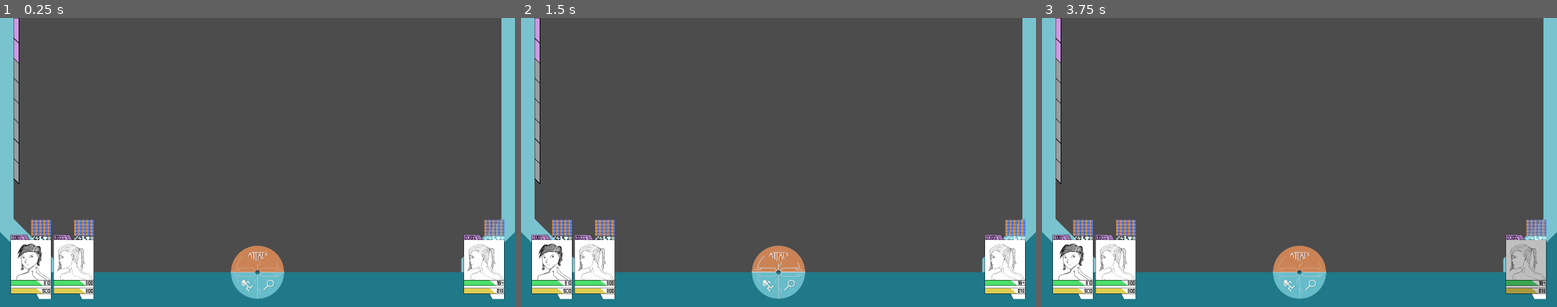
Above: before the commit, frames 1-3 (left to right).
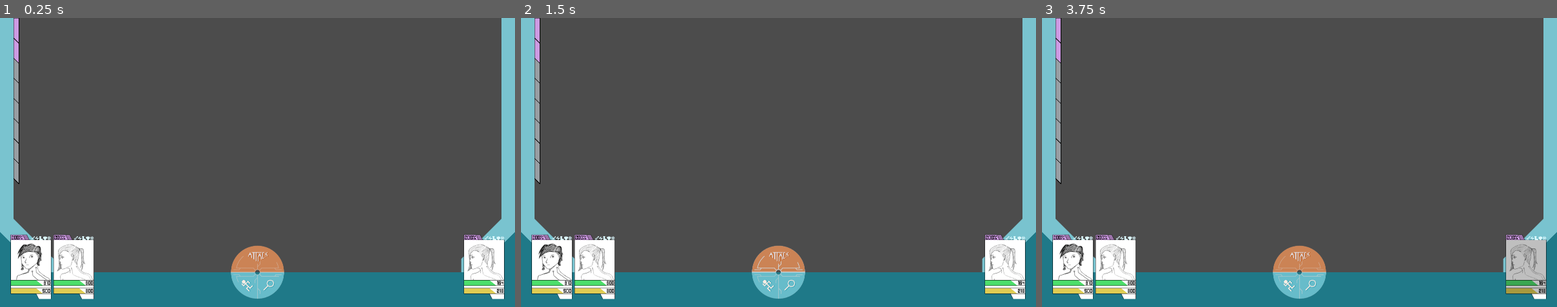
Above: after the commit, the same moments.

Repository: Team-Aurum/Project-C
Game: Godot game, scene res://Scenes/UITester.tscn
Same seed, same stepped clock (60 frames per second), same inputs: the game is played once before the commit and once after it. The engine's default icon, where the game draws it, is replaced by a stand-in: a white triangle on a blue panel in a dark square. Sound files missing from this copy of the repository are replaced by a short silence.
Inputs (mouse positions are in pixels of both pictures, inside the frame that each line leads up to):
- Up to frame 1 (0.25 s): no input
- Up to frame 2 (1.5 s): click (1005, 266) at 0.52 s; click (778, 257) at 1.25 s
- Up to frame 3 (3.75 s): click (1299, 286) at 2 s; click (1314, 286) at 2.75 s; click (1526, 266) at 3.52 s

The runs differ from the first frame. In frame 1, 0.7% of the frame differs, in the area x 6-98%, y 69-76%; in frame 2, 0.7%; in frame 3, 0.7%.

Commit message:
Buffs Implemented
Debuffs on the way, very similar

I feel like death lmao

Diff:
--- /dev/null
+++ b/Project C/Scenes/Animations/TestBuffAnim.tscn
@@ -0,0 +1,19 @@
+[gd_scene load_steps=3 format=2]
+
+[ext_resource path="res://Sprites/UIElements/BuffArrow.png" type="Texture" id=1]
+
+[sub_resource type="ParticlesMaterial" id=1]
+emission_shape = 1
+emission_sphere_radius = 96.99
+flag_disable_z = true
+direction = Vector3( 0, 1, 0 )
+gravity = Vector3( 0, -1000, 0 )
+orbit_velocity = 0.0
+orbit_velocity_random = 0.0
+
+[node name="Node2D" type="Node2D"]
+
+[node name="Particles2D" type="Particles2D" parent="."]
+lifetime = 0.5
+process_material = SubResource( 1 )
+texture = ExtResource( 1 )
--- a/Project C/Scenes/Elements/HPEPBar.tscn
+++ b/Project C/Scenes/Elements/HPEPBar.tscn
@@ -1,12 +1,34 @@
-[gd_scene load_steps=2 format=2]
+[gd_scene load_steps=3 format=2]
 
 [ext_resource path="res://Theme.tres" type="Theme" id=1]
+
+[sub_resource type="Animation" id=2]
+length = 0.001
+tracks/0/type = "value"
+tracks/0/path = NodePath(".:polygon")
+tracks/0/interp = 1
+tracks/0/loop_wrap = true
+tracks/0/imported = false
+tracks/0/enabled = true
+tracks/0/keys = {
+"times": PoolRealArray( 0 ),
+"transitions": PoolRealArray( 1 ),
+"update": 0,
+"values": [ PoolVector2Array( 0, 0, 120, 0, 120, 20, 0, 20 ) ]
+}
 
 [node name="Node2D" type="Node2D"]
 
 [node name="background" type="Polygon2D" parent="."]
 color = Color( 0.12549, 0.12549, 0.12549, 1 )
 polygon = PoolVector2Array( 0, 0, 150, 0, 150, 20, 0, 20 )
+
+[node name="reduceColor" type="Polygon2D" parent="."]
+color = Color( 0.960784, 0.0784314, 0.0784314, 1 )
+polygon = PoolVector2Array( 0, 0, 120, 0, 120, 20, 0, 20 )
+
+[node name="AnimationPlayer" type="AnimationPlayer" parent="reduceColor"]
+anims/RESET = SubResource( 2 )
 
 [node name="color" type="Polygon2D" parent="."]
 color = Color( 0.960784, 0.843137, 0.0784314, 1 )
--- a/Project C/Scenes/Elements/buffDebuffIndicator.tscn
+++ b/Project C/Scenes/Elements/buffDebuffIndicator.tscn
@@ -10,44 +10,54 @@
 
 [node name="Debuffs" type="Node2D" parent="."]
 
-[node name="DebuffArrow" type="Sprite" parent="Debuffs"]
+[node name="DebuffArrow0" type="Sprite" parent="Debuffs"]
+visible = false
 position = Vector2( 3.5, -15 )
 texture = ExtResource( 1 )
 
-[node name="DebuffArrow2" type="Sprite" parent="Debuffs"]
+[node name="DebuffArrow1" type="Sprite" parent="Debuffs"]
+visible = false
 position = Vector2( 3.5, -27 )
 texture = ExtResource( 1 )
 
-[node name="DebuffArrow3" type="Sprite" parent="Debuffs"]
+[node name="DebuffArrow2" type="Sprite" parent="Debuffs"]
+visible = false
 position = Vector2( 3.5, -39 )
 texture = ExtResource( 1 )
 
-[node name="DebuffArrow4" type="Sprite" parent="Debuffs"]
+[node name="DebuffArrow3" type="Sprite" parent="Debuffs"]
+visible = false
 position = Vector2( 3.5, -51 )
 texture = ExtResource( 1 )
 
-[node name="DebuffArrow5" type="Sprite" parent="Debuffs"]
+[node name="DebuffArrow4" type="Sprite" parent="Debuffs"]
+visible = false
 position = Vector2( 3.5, -63 )
 texture = ExtResource( 1 )
 
 [node name="Buffs" type="Node2D" parent="."]
 
-[node name="BuffArrow" type="Sprite" parent="Buffs"]
+[node name="BuffArrow0" type="Sprite" parent="Buffs"]
+visible = false
 position = Vector2( -3.5, -15 )
 texture = ExtResource( 2 )
 
-[node name="BuffArrow2" type="Sprite" parent="Buffs"]
+[node name="BuffArrow1" type="Sprite" parent="Buffs"]
+visible = false
 position = Vector2( -3.5, -27 )
 texture = ExtResource( 2 )
 
-[node name="BuffArrow3" type="Sprite" parent="Buffs"]
+[node name="BuffArrow2" type="Sprite" parent="Buffs"]
+visible = false
 position = Vector2( -3.5, -39 )
 texture = ExtResource( 2 )
 
-[node name="BuffArrow4" type="Sprite" parent="Buffs"]
+[node name="BuffArrow3" type="Sprite" parent="Buffs"]
+visible = false
 position = Vector2( -3.5, -51 )
 texture = ExtResource( 2 )
 
-[node name="BuffArrow5" type="Sprite" parent="Buffs"]
+[node name="BuffArrow4" type="Sprite" parent="Buffs"]
+visible = false
 position = Vector2( -3.5, -63 )
 texture = ExtResource( 2 )
--- a/Project C/Scenes/Elements/charCard.tscn
+++ b/Project C/Scenes/Elements/charCard.tscn
@@ -37,35 +37,35 @@
 [node name="EPBar" parent="AnimationGroup" instance=ExtResource( 2 )]
 position = Vector2( 0, 200 )
 
-[node name="color" parent="AnimationGroup/EPBar" index="1"]
+[node name="color" parent="AnimationGroup/EPBar" index="2"]
 color = Color( 0.878431, 0.803922, 0.32549, 1 )
 
 [node name="HPBar" parent="AnimationGroup" instance=ExtResource( 2 )]
 position = Vector2( 0, 170 )
 
-[node name="color" parent="AnimationGroup/HPBar" index="1"]
+[node name="color" parent="AnimationGroup/HPBar" index="2"]
 color = Color( 0.305882, 0.87451, 0.423529, 1 )
 
 [node name="BuffDebuffBar" type="Node2D" parent="AnimationGroup"]
 position = Vector2( 83, 13 )
 
-[node name="atkIcon" parent="AnimationGroup/BuffDebuffBar" instance=ExtResource( 5 )]
+[node name="0Icon" parent="AnimationGroup/BuffDebuffBar" instance=ExtResource( 5 )]
 position = Vector2( 0, 0 )
 texture = ExtResource( 12 )
 
-[node name="magIcon" parent="AnimationGroup/BuffDebuffBar" instance=ExtResource( 5 )]
+[node name="1Icon" parent="AnimationGroup/BuffDebuffBar" instance=ExtResource( 5 )]
 position = Vector2( 15, 0 )
 texture = ExtResource( 10 )
 
-[node name="spdIcon" parent="AnimationGroup/BuffDebuffBar" instance=ExtResource( 5 )]
+[node name="2Icon" parent="AnimationGroup/BuffDebuffBar" instance=ExtResource( 5 )]
 position = Vector2( 30, 0 )
 texture = ExtResource( 11 )
 
-[node name="defIcon" parent="AnimationGroup/BuffDebuffBar" instance=ExtResource( 5 )]
+[node name="3Icon" parent="AnimationGroup/BuffDebuffBar" instance=ExtResource( 5 )]
 position = Vector2( 45, 0 )
 texture = ExtResource( 8 )
 
-[node name="resIcon" parent="AnimationGroup/BuffDebuffBar" instance=ExtResource( 5 )]
+[node name="4Icon" parent="AnimationGroup/BuffDebuffBar" instance=ExtResource( 5 )]
 position = Vector2( 60, 0 )
 
 [node name="BPOvercharge" type="Polygon2D" parent="AnimationGroup"]
@@ -114,8 +114,8 @@
 
 [editable path="AnimationGroup/EPBar"]
 [editable path="AnimationGroup/HPBar"]
-[editable path="AnimationGroup/BuffDebuffBar/atkIcon"]
-[editable path="AnimationGroup/BuffDebuffBar/magIcon"]
-[editable path="AnimationGroup/BuffDebuffBar/spdIcon"]
-[editable path="AnimationGroup/BuffDebuffBar/defIcon"]
-[editable path="AnimationGroup/BuffDebuffBar/resIcon"]
+[editable path="AnimationGroup/BuffDebuffBar/0Icon"]
+[editable path="AnimationGroup/BuffDebuffBar/1Icon"]
+[editable path="AnimationGroup/BuffDebuffBar/2Icon"]
+[editable path="AnimationGroup/BuffDebuffBar/3Icon"]
+[editable path="AnimationGroup/BuffDebuffBar/4Icon"]
--- a/Project C/Scenes/UITester.tscn
+++ b/Project C/Scenes/UITester.tscn
@@ -19,6 +19,9 @@
 [ext_resource path="res://Audio/MakotoThemeLoop.ogg" type="AudioStream" id=17]
 [ext_resource path="res://Scenes/Elements/Dialog.tscn" type="PackedScene" id=18]
 
+[sub_resource type="Animation" id=1]
+resource_name = "TestAttack"
+
 [node name="Node2D" type="Node2D"]
 script = ExtResource( 4 )
 
@@ -109,6 +112,7 @@
 
 [node name="AnimationPlayer" type="AnimationPlayer" parent="."]
 anims/AttackPhase = ExtResource( 13 )
+anims/TestAttack = SubResource( 1 )
 
 [node name="IntroLong" type="AudioStreamPlayer" parent="."]
 stream = ExtResource( 16 )
@@ -133,65 +137,65 @@
 [editable path="Enemy1"]
 [editable path="Enemy1/AnimationGroup/EPBar"]
 [editable path="Enemy1/AnimationGroup/HPBar"]
-[editable path="Enemy1/AnimationGroup/BuffDebuffBar/atkIcon"]
-[editable path="Enemy1/AnimationGroup/BuffDebuffBar/magIcon"]
-[editable path="Enemy1/AnimationGroup/BuffDebuffBar/spdIcon"]
-[editable path="Enemy1/AnimationGroup/BuffDebuffBar/defIcon"]
-[editable path="Enemy1/AnimationGroup/BuffDebuffBar/resIcon"]
+[editable path="Enemy1/AnimationGroup/BuffDebuffBar/0Icon"]
+[editable path="Enemy1/AnimationGroup/BuffDebuffBar/1Icon"]
+[editable path="Enemy1/AnimationGroup/BuffDebuffBar/2Icon"]
+[editable path="Enemy1/AnimationGroup/BuffDebuffBar/3Icon"]
+[editable path="Enemy1/AnimationGroup/BuffDebuffBar/4Icon"]
 [editable path="Enemy2"]
 [editable path="Enemy2/AnimationGroup/EPBar"]
 [editable path="Enemy2/AnimationGroup/HPBar"]
-[editable path="Enemy2/AnimationGroup/BuffDebuffBar/atkIcon"]
-[editable path="Enemy2/AnimationGroup/BuffDebuffBar/magIcon"]
-[editable path="Enemy2/AnimationGroup/BuffDebuffBar/spdIcon"]
-[editable path="Enemy2/AnimationGroup/BuffDebuffBar/defIcon"]
-[editable path="Enemy2/AnimationGroup/BuffDebuffBar/resIcon"]
+[editable path="Enemy2/AnimationGroup/BuffDebuffBar/0Icon"]
+[editable path="Enemy2/AnimationGroup/BuffDebuffBar/1Icon"]
+[editable path="Enemy2/AnimationGroup/BuffDebuffBar/2Icon"]
+[editable path="Enemy2/AnimationGroup/BuffDebuffBar/3Icon"]
+[editable path="Enemy2/AnimationGroup/BuffDebuffBar/4Icon"]
 [editable path="Enemy3"]
 [editable path="Enemy3/AnimationGroup/EPBar"]
 [editable path="Enemy3/AnimationGroup/HPBar"]
-[editable path="Enemy3/AnimationGroup/BuffDebuffBar/atkIcon"]
-[editable path="Enemy3/AnimationGroup/BuffDebuffBar/magIcon"]
-[editable path="Enemy3/AnimationGroup/BuffDebuffBar/spdIcon"]
-[editable path="Enemy3/AnimationGroup/BuffDebuffBar/defIcon"]
-[editable path="Enemy3/AnimationGroup/BuffDebuffBar/resIcon"]
+[editable path="Enemy3/AnimationGroup/BuffDebuffBar/0Icon"]
+[editable path="Enemy3/AnimationGroup/BuffDebuffBar/1Icon"]
+[editable path="Enemy3/AnimationGroup/BuffDebuffBar/2Icon"]
+[editable path="Enemy3/AnimationGroup/BuffDebuffBar/3Icon"]
+[editable path="Enemy3/AnimationGroup/BuffDebuffBar/4Icon"]
 [editable path="Enemy4"]
 [editable path="Enemy4/AnimationGroup/EPBar"]
 [editable path="Enemy4/AnimationGroup/HPBar"]
-[editable path="Enemy4/AnimationGroup/BuffDebuffBar/atkIcon"]
-[editable path="Enemy4/AnimationGroup/BuffDebuffBar/magIcon"]
-[editable path="Enemy4/AnimationGroup/BuffDebuffBar/spdIcon"]
-[editable path="Enemy4/AnimationGroup/BuffDebuffBar/defIcon"]
-[editable path="Enemy4/AnimationGroup/BuffDebuffBar/resIcon"]
+[editable path="Enemy4/AnimationGroup/BuffDebuffBar/0Icon"]
+[editable path="Enemy4/AnimationGroup/BuffDebuffBar/1Icon"]
+[editable path="Enemy4/AnimationGroup/BuffDebuffBar/2Icon"]
+[editable path="Enemy4/AnimationGroup/BuffDebuffBar/3Icon"]
+[editable path="Enemy4/AnimationGroup/BuffDebuffBar/4Icon"]
 [editable path="Player4"]
 [editable path="Player4/AnimationGroup/EPBar"]
 [editable path="Player4/AnimationGroup/HPBar"]
-[editable path="Player4/AnimationGroup/BuffDebuffBar/atkIcon"]
-[editable path="Player4/AnimationGroup/BuffDebuffBar/magIcon"]
-[editable path="Player4/AnimationGroup/BuffDebuffBar/spdIcon"]
-[editable path="Player4/AnimationGroup/BuffDebuffBar/defIcon"]
-[editable path="Player4/AnimationGroup/BuffDebuffBar/resIcon"]
+[editable path="Player4/AnimationGroup/BuffDebuffBar/0Icon"]
+[editable path="Player4/AnimationGroup/BuffDebuffBar/1Icon"]
+[editable path="Player4/AnimationGroup/BuffDebuffBar/2Icon"]
+[editable path="Player4/AnimationGroup/BuffDebuffBar/3Icon"]
+[editable path="Player4/AnimationGroup/BuffDebuffBar/4Icon"]
 [editable path="Player3"]
 [editable path="Player3/AnimationGroup/EPBar"]
 [editable path="Player3/AnimationGroup/HPBar"]
-[editable path="Player3/AnimationGroup/BuffDebuffBar/atkIcon"]
-[editable path="Player3/AnimationGroup/BuffDebuffBar/magIcon"]
-[editable path="Player3/AnimationGroup/BuffDebuffBar/spdIcon"]
-[editable path="Player3/AnimationGroup/BuffDebuffBar/defIcon"]
-[editable path="Player3/AnimationGroup/BuffDebuffBar/resIcon"]
+[editable path="Player3/AnimationGroup/BuffDebuffBar/0Icon"]
+[editable path="Player3/AnimationGroup/BuffDebuffBar/1Icon"]
+[editable path="Player3/AnimationGroup/BuffDebuffBar/2Icon"]
+[editable path="Player3/AnimationGroup/BuffDebuffBar/3Icon"]
+[editable path="Player3/AnimationGroup/BuffDebuffBar/4Icon"]
 [editable path="Player2"]
 [editable path="Player2/AnimationGroup/EPBar"]
 [editable path="Player2/AnimationGroup/HPBar"]
-[editable path="Player2/AnimationGroup/BuffDebuffBar/atkIcon"]
-[editable path="Player2/AnimationGroup/BuffDebuffBar/magIcon"]
-[editable path="Player2/AnimationGroup/BuffDebuffBar/spdIcon"]
-[editable path="Player2/AnimationGroup/BuffDebuffBar/defIcon"]
-[editable path="Player2/AnimationGroup/BuffDebuffBar/resIcon"]
+[editable path="Player2/AnimationGroup/BuffDebuffBar/0Icon"]
+[editable path="Player2/AnimationGroup/BuffDebuffBar/1Icon"]
+[editable path="Player2/AnimationGroup/BuffDebuffBar/2Icon"]
+[editable path="Player2/AnimationGroup/BuffDebuffBar/3Icon"]
+[editable path="Player2/AnimationGroup/BuffDebuffBar/4Icon"]
 [editable path="Player1"]
 [editable path="Player1/AnimationGroup/EPBar"]
 [editable path="Player1/AnimationGroup/HPBar"]
-[editable path="Player1/AnimationGroup/BuffDebuffBar/atkIcon"]
-[editable path="Player1/AnimationGroup/BuffDebuffBar/magIcon"]
-[editable path="Player1/AnimationGroup/BuffDebuffBar/spdIcon"]
-[editable path="Player1/AnimationGroup/BuffDebuffBar/defIcon"]
-[editable path="Player1/AnimationGroup/BuffDebuffBar/resIcon"]
+[editable path="Player1/AnimationGroup/BuffDebuffBar/0Icon"]
+[editable path="Player1/AnimationGroup/BuffDebuffBar/1Icon"]
+[editable path="Player1/AnimationGroup/BuffDebuffBar/2Icon"]
+[editable path="Player1/AnimationGroup/BuffDebuffBar/3Icon"]
+[editable path="Player1/AnimationGroup/BuffDebuffBar/4Icon"]
 [editable path="TechMenu"]
--- a/Project C/Scripts/Battle/AttackData/DummyPhysTech.gd
+++ b/Project C/Scripts/Battle/AttackData/DummyPhysTech.gd
@@ -5,7 +5,7 @@
 func _init():
 	id = 12003; #Might be redundant
 	type = 5;
-	name = "FOR TESTING ONLY";
+	name = "TEST ATK BUFF";
 	power = 50;
 	resistance = [1]; #Might be redundant
 	anim = [0,0]; #Temporary
@@ -14,7 +14,7 @@
 	target = [0, 1];
 	epCost = 50;
 	hpCost = 0;
-	buff = [[4, 1, [1, 0]]];
+	buff = [[0, 1, [2, 0]]];
 	debuff = [];
 	status = [];
 	hpRegen = 0;
--- a/Project C/Scripts/Battle/AttackData/FrederickTech2.gd
+++ b/Project C/Scripts/Battle/AttackData/FrederickTech2.gd
@@ -14,7 +14,7 @@
 	target = [0, 1];
 	epCost = 50;
 	hpCost = 0;
-	buff = [[4, 1, [1, 0]]];
+	buff = [[3, 1, [0, 0]]];
 	debuff = [];
 	status = [];
 	hpRegen = 0;
--- a/Project C/Scripts/Battle/Generics/Character.gd
+++ b/Project C/Scripts/Battle/Generics/Character.gd
@@ -4,11 +4,12 @@
 
 var card:Node2D;
 var portrait:Texture;
-var sprite:Sprite; var HPBar:Polygon2D; var EPBar:Polygon2D;
+var sprite:Sprite; var HPBar:Node2D; var EPBar:Node2D;
 var HPNum:Label; var EPNum:Label;
 var rawMaxHP:Array; var rawMaxEP: Array;
 var maxHP:float; var currentHP:float; var maxEP:float; var currentEP:float;
 var level:int;
+var buffs:Array; var debuffs:Array;
 var statusEffects:Array;
 var rawAttack:Array; var rawMagic:Array; var rawSpeed:Array; var rawDefense:Array; var rawResistance:Array;
 var attack:int; var magic:int; var speed:int; var defense:int; var resistance:int;
@@ -19,11 +20,13 @@
 	card = c;
 	portrait = p;
 	sprite = c.get_node("AnimationGroup/Portrait");
-	HPBar = c.get_node("AnimationGroup/HPBar/color");
-	EPBar = c.get_node("AnimationGroup/EPBar/color");
+	HPBar = c.get_node("AnimationGroup/HPBar");
+	EPBar = c.get_node("AnimationGroup/EPBar");
 	HPNum = c.get_node("AnimationGroup/HPBar/NumberSpace/Label");
 	EPNum = c.get_node("AnimationGroup/EPBar/NumberSpace/Label");
 	level = l;
+	buffs = [0,0,0,0,0];
+	debuffs = [0,0,0,0,0];
 
 func calcStats():
 	maxHP = round(rawMaxHP[0] + rawMaxHP[1] * (level-1));
@@ -41,10 +44,10 @@
 		currentEP = maxEP;
 	sprite.texture = portrait;
 	var hpFill = 120 * (currentHP/maxHP);
-	HPBar.polygon = [Vector2(0,0), Vector2(hpFill,0), Vector2(hpFill,20), Vector2(0, 20)];
+	HPBar.get_node("color").polygon = [Vector2(0,0), Vector2(hpFill,0), Vector2(hpFill,20), Vector2(0, 20)];
 	HPNum.text = String(currentHP);
 	var epFill = 120 * (currentEP/maxEP);
-	EPBar.polygon = [Vector2(0,0), Vector2(epFill,0), Vector2(epFill,20), Vector2(0, 20)];
+	EPBar.get_node("color").polygon = [Vector2(0,0), Vector2(epFill,0), Vector2(epFill,20), Vector2(0, 20)];
 	EPNum.text = String(currentEP);
 
 	card.visible = true;
--- a/Project C/Scripts/Battle/SceneInitialize.gd
+++ b/Project C/Scripts/Battle/SceneInitialize.gd
@@ -157,7 +157,6 @@
 	var damageType = currentTech.type;
 
 	# Does baseDamage calculations based on damage type
-	# TODO: Hybrid damage averages attack and magic values (may change this later depending on balancing)
 	# Also TODO: The base "else" case here is to do magic damage. Maybe change for error catching?
 	if(damageType == 0): baseDamage = (baseAttack + baseMagic)/2 + currentTech.power;
 	elif(damageType == 5): baseDamage = baseAttack + currentTech.power;
@@ -192,6 +191,78 @@
 
 # TODO: Not finished yet, does the final damage calculations considering damage reduction
 func _calcFinalDamage(baseDamage, damageType, target, attack):
+	if(attack.buff.size() != 0):
+		for b in attack.buff: # Applies buffs
+			match(b[2][1]): # Checking if self or enemy target
+				0:
+					match(b[2][0]): # Checking if single, all, or universal target
+						0:
+							if(b[1] == 0): # If the value is 0, clears all buffs
+								playerList[currentPlayer].buffs == [0,0,0,0,0];
+							else:
+								playerList[currentPlayer].buffs[b[0]] += b[1];
+								if(playerList[currentPlayer].buffs[b[0]] > 5):
+									playerList[currentPlayer].buffs[b[0]] = 5;
+						1:
+							if(b[1] == 0): # If the value is 0, clears all buffs
+								for p in playerList:
+									playerList[p].buffs = [0,0,0,0,0];
+							else:
+								for p in playerList:
+									playerList[p].buffs[b[0]] += b[1]
+									if(playerList[p].buffs[b[0]] > 5):
+										playerList[p].buffs[b[0]] = 5;
+						2:
+							if(b[1] == 0): # If the value is 0, clears all buffs
+								for p in playerList:
+									playerList[p].buffs = [0,0,0,0,0];
+								for e in enemyList:
+									enemyList[e].buffs = [0,0,0,0,0];
+							else:
+								for p in playerList:
+									playerList[p].buffs[b[0]] += b[1]
+									if(playerList[p].buffs[b[0]] > 5):
+										playerList[p].buffs[b[0]] = 5;
+								for e in enemyList:
+									enemyList[e].buffs[b[0]] += b[1]
+									if(enemyList[e].buffs[b[0]] > 5):
+										enemyList[e].buffs[b[0]] = 5;
+				1:
+					match(b[2][0]):
+						0:
+							if(b[1] == 0): # If the value is 0, clears all buffs
+								target.buffs == [0,0,0,0,0];
+							else:
+								target.buffs[b[0]] += b[1];
+								if(target.buffs[b[0]] > 5):
+									target.buffs[b[0]] = 5;
+						1:
+							if(b[1] == 0): # If the value is 0, clears all buffs
+								for e in enemyList:
+									enemyList[e].buffs = [0,0,0,0,0];
+							else:
+								for e in enemyList:
+									enemyList[e].buffs[b[0]] += b[1]
+									if(enemyList[e].buffs[b[0]] > 5):
+										enemyList[e].buffs[b[0]] = 5;
+						2:
+							if(b[1] == 0): # If the value is 0, clears all buffs
+								for p in playerList:
+									playerList[p].buffs = [0,0,0,0,0];
+								for e in enemyList:
+									enemyList[e].buffs = [0,0,0,0,0];
+							else:
+								for p in playerList:
+									playerList[p].buffs[b[0]] += b[1]
+									if(playerList[p].buffs[b[0]] > 5):
+										playerList[p].buffs[b[0]] = 5;
+								for e in enemyList:
+									enemyList[e].buffs[b[0]] += b[1]
+									if(enemyList[e].buffs[b[0]] > 5):
+										enemyList[e].buffs[b[0]] = 5;
+				_:
+					pass
+
 	print(str(baseDamage) + " Base damage of type " + str(damageType) + " on " + target.getName());
 	var rawDamage = 0;
 	match(damageType):
@@ -217,11 +288,12 @@
 	target.currentHP -= rawDamage;
 	if(target.currentHP < 0): target.currentHP = 0;
 	print("Target Current HP: " + str(target.currentHP));
+	print(playerList[currentPlayer].buffs);
 	_updateCharCards();
 	_cancelAction();
 	_on_TechMenuExitButton_pressed();
 
-# TODO: Not finished yet, specific helper method for handling hybrid damage
+# Specific helper method for handling hybrid damage
 func calcHybridDamage(baseDamage: int, target, attack, targetedRes: int) -> int:
 	var rawDamage: int;
 	match(targetedRes):
@@ -287,21 +359,82 @@
 func _updateCharCards():
 	for ch in playerList:
 		var c = playerList[ch];
+
+		# Fills the HP bar based on the ratio betwen currentHP and maxHP multiplied by 120 for the width of the bar in pixels
 		var hpFill = 120 * (c.currentHP/c.maxHP);
-		c.HPBar.polygon = [Vector2(0,0), Vector2(hpFill,0), Vector2(hpFill,20), Vector2(0, 20)];
+		c.HPBar.get_node("color").polygon = [Vector2(0,0), Vector2(hpFill,0), Vector2(hpFill,20), Vector2(0, 20)];
 		c.HPNum.text = String(c.currentHP);
+		if(c.HPBar.get_node("reduceColor").polygon[1].x > hpFill): createHPBarAnimation(c, hpFill);
+		c.HPBar.get_node("reduceColor").polygon = [Vector2(0,0), Vector2(hpFill,0), Vector2(hpFill,20), Vector2(0, 20)];
+
+		# Fills the EP bar based on the ratio betwen currentEP and maxEP multiplied by 120 for the width of the bar in pixels
 		var epFill = 120 * (c.currentEP/c.maxEP);
-		c.EPBar.polygon = [Vector2(0,0), Vector2(epFill,0), Vector2(epFill,20), Vector2(0, 20)];
+		c.EPBar.get_node("color").polygon = [Vector2(0,0), Vector2(epFill,0), Vector2(epFill,20), Vector2(0, 20)];
 		c.EPNum.text = String(c.currentEP);
+		if(c.EPBar.get_node("reduceColor").polygon[1].x > epFill): createEPBarAnimation(c, epFill);
+		c.EPBar.get_node("reduceColor").polygon = [Vector2(0,0), Vector2(epFill,0), Vector2(epFill,20), Vector2(0, 20)];
+
+		# Iterates through every arrow for every stat and checks visibility status
+		var bdBar = c.card.get_node("AnimationGroup/BuffDebuffBar");
+		for b in 5:
+			for e in 5:
+				if(e < c.buffs[b]):
+					bdBar.get_node(String(b) + "Icon/Buffs/BuffArrow" + String(e)).visible = true;
+				else:
+					bdBar.get_node(String(b) + "Icon/Buffs/BuffArrow" + String(e)).visible = false;
+
 	for ch in enemyList:
 		var c = enemyList[ch];
+
 		var hpFill = 120 * (c.currentHP/c.maxHP);
-		c.HPBar.polygon = [Vector2(0,0), Vector2(hpFill,0), Vector2(hpFill,20), Vector2(0, 20)];
+		c.HPBar.get_node("color").polygon = [Vector2(0,0), Vector2(hpFill,0), Vector2(hpFill,20), Vector2(0, 20)];
 		c.HPNum.text = String(c.currentHP);
+		if(c.HPBar.get_node("reduceColor").polygon[1].x > hpFill): createHPBarAnimation(c, hpFill);
+		c.HPBar.get_node("reduceColor").polygon = [Vector2(0,0), Vector2(hpFill,0), Vector2(hpFill,20), Vector2(0, 20)];
+
 		var epFill = 120 * (c.currentEP/c.maxEP);
-		c.EPBar.polygon = [Vector2(0,0), Vector2(epFill,0), Vector2(epFill,20), Vector2(0, 20)];
+		c.EPBar.get_node("color").polygon = [Vector2(0,0), Vector2(epFill,0), Vector2(epFill,20), Vector2(0, 20)];
 		c.EPNum.text = String(c.currentEP);
-	pass
+		if(c.EPBar.get_node("reduceColor").polygon[1].x > epFill): createEPBarAnimation(c, epFill);
+		c.EPBar.get_node("reduceColor").polygon = [Vector2(0,0), Vector2(epFill,0), Vector2(epFill,20), Vector2(0, 20)];
+
+		var bdBar = c.card.get_node("AnimationGroup/BuffDebuffBar");
+		for b in 5:
+			for e in 5:
+				if(e < c.buffs[b]):
+					bdBar.get_node(String(b) + "Icon/Buffs/BuffArrow" + String(e)).visible = true;
+				else:
+					bdBar.get_node(String(b) + "Icon/Buffs/BuffArrow" + String(e)).visible = false;
+
+# Constructs an animation for HP Bar reducing on the fly
+func createHPBarAnimation(c: Character, hpFill: float):
+	c.HPBar.get_node("reduceColor/AnimationPlayer").remove_animation("HPReduce");
+	var polygonPath = NodePath("polygon");
+	var animation = Animation.new();
+	var track_index = animation.add_track(Animation.TYPE_VALUE);
+	animation.track_set_path(track_index, NodePath(c.HPBar.get_node("reduceColor").get_path() as String + polygonPath.get_as_property_path()));
+	animation.track_insert_key(track_index, 0.0, c.HPBar.get_node("reduceColor").polygon);
+	animation.track_insert_key(track_index, 0.5, c.HPBar.get_node("reduceColor").polygon);
+	animation.track_insert_key(track_index, 1.0, c.HPBar.get_node("color").polygon);
+	animation.length = 2.0;
+
+	c.HPBar.get_node("reduceColor/AnimationPlayer").add_animation("HPReduce", animation);
+	c.HPBar.get_node("reduceColor/AnimationPlayer").play("HPReduce");
+
+# Constructs an animation for EP Bar reducing on the fly
+func createEPBarAnimation(c: Character, epFill: float):
+	c.EPBar.get_node("reduceColor/AnimationPlayer").remove_animation("EPReduce");
+	var polygonPath = NodePath("polygon");
+	var animation = Animation.new();
+	var track_index = animation.add_track(Animation.TYPE_VALUE);
+	animation.track_set_path(track_index, NodePath(c.EPBar.get_node("reduceColor").get_path() as String + polygonPath.get_as_property_path()));
+	animation.track_insert_key(track_index, 0.0, c.EPBar.get_node("reduceColor").polygon);
+	animation.track_insert_key(track_index, 0.5, c.EPBar.get_node("reduceColor").polygon);
+	animation.track_insert_key(track_index, 1.0, c.EPBar.get_node("color").polygon);
+	animation.length = 2.0;
+
+	c.EPBar.get_node("reduceColor/AnimationPlayer").add_animation("EPReduce", animation);
+	c.EPBar.get_node("reduceColor/AnimationPlayer").play("EPReduce");
 
 # Listener for button on Player1. Shifts Player1 card up and displays their tech menu
 func _on_Player1Button_pressed():
Not shown: 1 places in Project C/Scenes/UITester.tscn that only renumber resources
